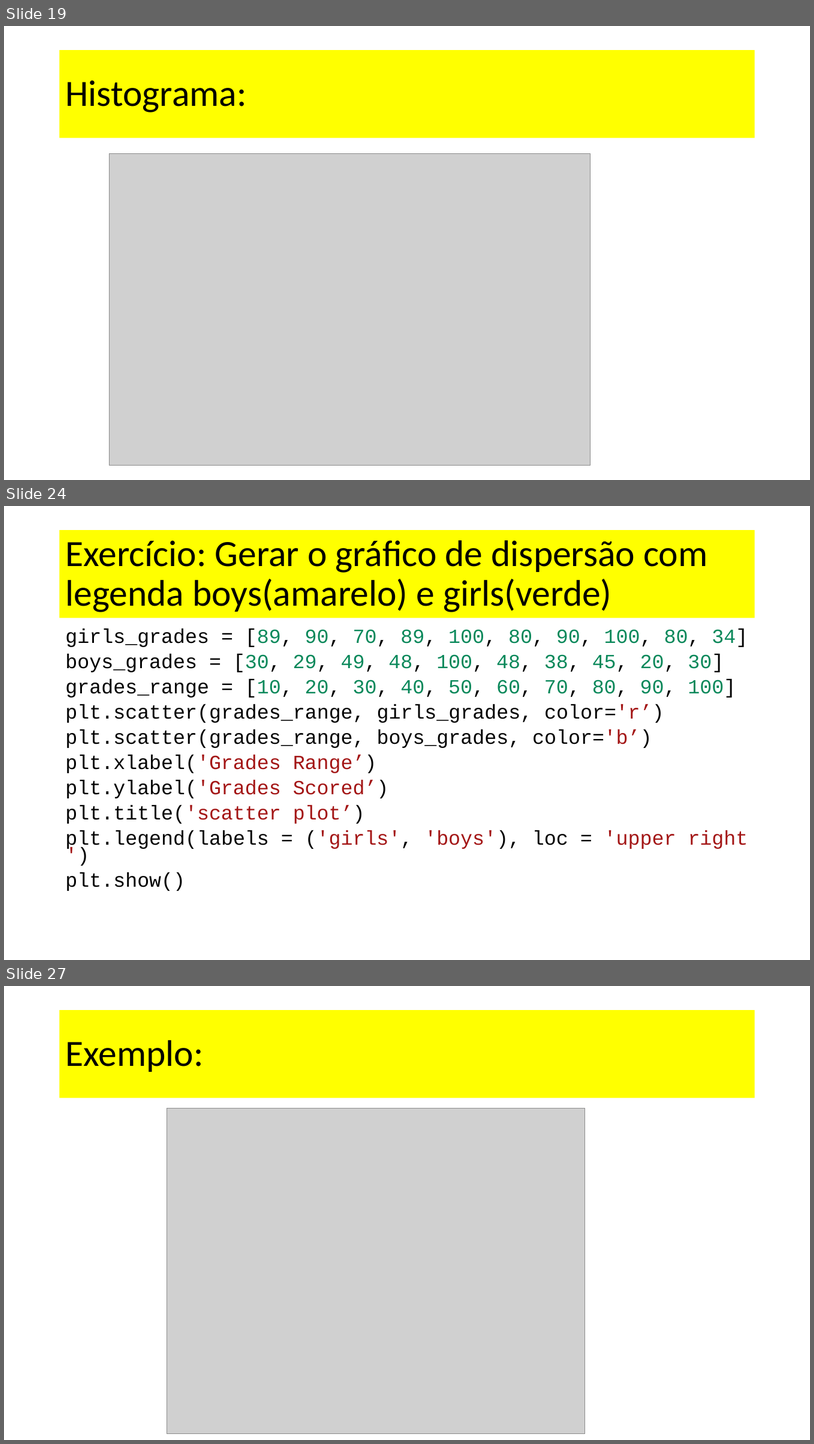
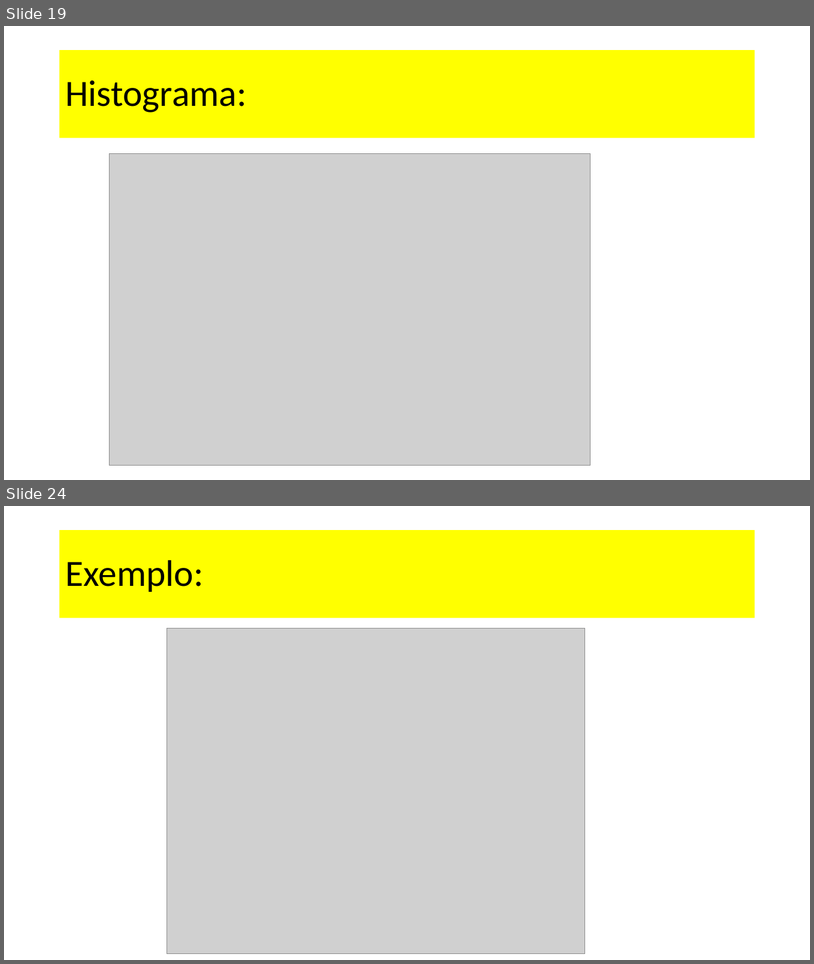
Before and after one commit to dourivaljunior/Curso-de-Python, a slide deck: curso Data Science aula matplolib.pptx. Shown one above the other, each under a label of ours: slides 19, 24 and 27 before the commit, slides 19 and 24 after it; the slides between them are not shown. The pictures are 814x1444 and 814x964 pixels, drawn with LibreOffice and Linux fonts; fonts in the diff are those of the drawing; grey boxes stand for pictures. Boxes give left, top, right and bottom in pixels: in the first picture for what was removed or moved away, otherwise in the second. Text is boxed around its words. In the diff, an @@ line names an element or a change of style, - is before the commit and + after.

```diff
--- a/curso Data Science aula matplolib.pptx
+++ b/curso Data Science aula matplolib.pptx
@@ slide 24 removed at bbox=[4, 506, 810, 960], background #FFFFFF @@
@@ title removed at bbox=[60, 530, 755, 618] @@
-Exercício: Gerar o gráfico de dispersão com legenda boys(amarelo) e girls(verde)
@@ text removed at bbox=[65, 628, 749, 891] @@
-girls_grades = [89, 90, 70, 89, 100, 80, 90, 100, 80, 34]
-boys_grades = [30, 29, 49, 48, 100, 48, 38, 45, 20, 30]
-grades_range = [10, 20, 30, 40, 50, 60, 70, 80, 90, 100]
-plt.scatter(grades_range, girls_grades, color='r’)
-plt.scatter(grades_range, boys_grades, color='b’)
-plt.xlabel('Grades Range’)
-plt.ylabel('Grades Scored’)
-plt.title('scatter plot’)
-plt.legend(labels = ('girls', 'boys'), loc = 'upper right')
-plt.show()
@@ what was slide 27 is now slide 24 @@
```
Also in this commit, not shown: 6 slides changed, 6 slides added, 4 other slides removed.
